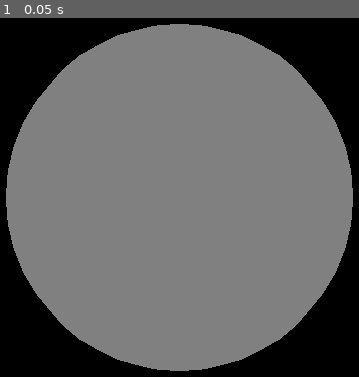
Above: before the commit, frame 1.
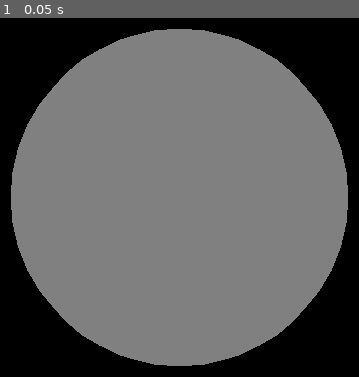
Above: after the commit, the same moment.

Repository: alicetouhou/procedural-planets
Game: Godot game, scene res://planet.tscn
The game is run twice, just before and just after one commit, with the same random seed, the same clock (stepped at 60 frames per second) and the same inputs. The project has no main scene, so this scene is started directly.
Inputs:
- Up to frame 1 (0.05 s): no input

The runs differ from the first frame. In frame 1, 3.9% of the frame differs, in the area x 1-99%, y 1-99%.

Commit message:
small fix

Diff:
--- a/atmosphere.gdshader
+++ b/atmosphere.gdshader
@@ -22,7 +22,7 @@
 
 //sdf world
 float map(vec3 pos) {
-	float d = length(pos)-planet_radius*(1. + atmosphere_size);
+	float d = length(pos)-planet_radius-atmosphere_size;
 	return d;
 }
 
--- a/planet.tscn
+++ b/planet.tscn
@@ -21,8 +21,8 @@
 shader = ExtResource("2_mtr83")
 shader_parameter/planet_position = Vector3(0, 0, 0)
 shader_parameter/planet_radius = 10.0
-shader_parameter/sun_position = Vector3(100, 100, 0)
-shader_parameter/atmosphere_size = 0.1
+shader_parameter/sun_position = Vector3(100, 100, 100)
+shader_parameter/atmosphere_size = 1.0
 
 [sub_resource type="Environment" id="Environment_jcv8b"]
 background_energy_multiplier = 0.0
@@ -34,7 +34,7 @@
 [node name="PlanetContainer" type="Node3D"]
 
 [node name="Camera3D" type="Camera3D" parent="."]
-transform = Transform3D(1, 0, 0, 0, 1, 0, 0, 0, 1, 0, 0, 19.585)
+transform = Transform3D(1, 0, 0, 0, 1, 0, 0, 0, 1, 0, 0, 20)
 
 [node name="MeshInstance3D" type="MeshInstance3D" parent="Camera3D"]
 extra_cull_margin = 16384.0
